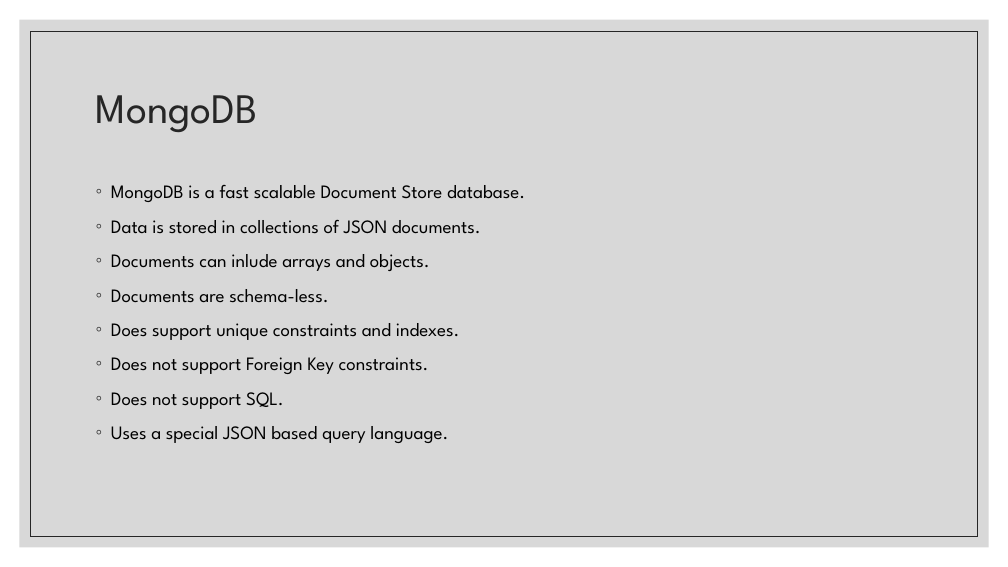
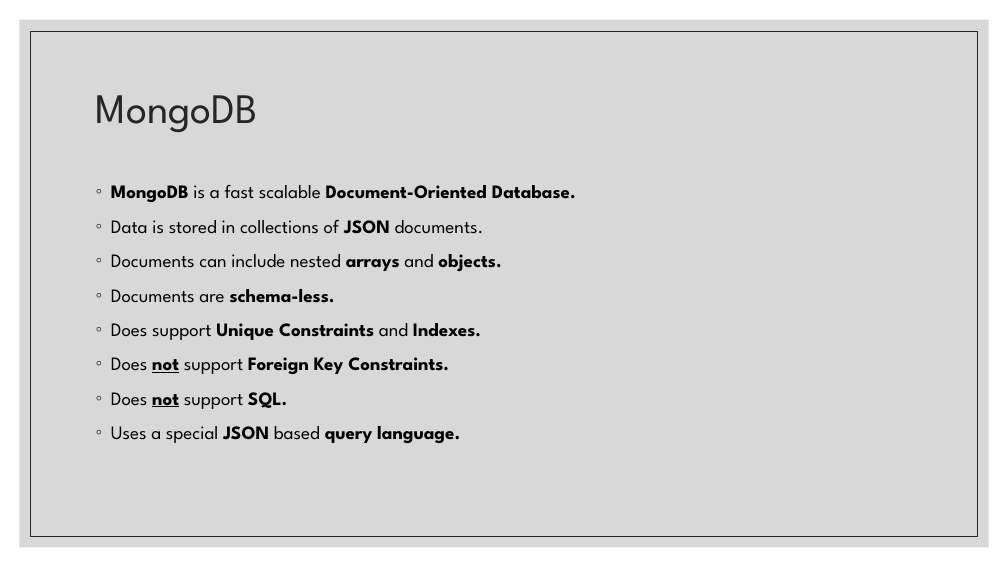
Before and after one commit to zackstotts/base-node-curriculum, a slide deck: slide 9 of unit_03/slides/01 Intro to MongoDB.pptx (slide 8 before the commit). Drawn at 1008x567 pixels with LibreOffice and Linux fonts; fonts in the diff are those of the drawing. Boxes give left, top, right and bottom in pixels: in the first picture for what was removed or moved away, otherwise in the second. Text is boxed around its words. In the diff, an @@ line names an element or a change of style, - is before the commit and + after.

Commit message:
Working on slides for MongoDB

```diff
--- a/unit_03/slides/01 Intro to MongoDB.pptx
+++ b/unit_03/slides/01 Intro to MongoDB.pptx
@@ text at [111, 185, 576, 202]: text changed; bold on @@
-◦ MongoDB is a fast scalable Document Store database.
+◦ MongoDB is a fast scalable Document-Oriented Database.
@@ text at [111, 220, 484, 443]: bold on in "JSON", "schema-less.", "not SQL.", "JSON query language."; underline on in "not" @@
@@ text at [111, 254, 501, 271]: text changed @@
-◦ Documents can inlude arrays and objects.
+◦ Documents can include nested arrays and objects.
@@ text at [111, 323, 481, 374]: text changed; bold on @@
-◦ Does support unique constraints and indexes.
-◦ Does not support Foreign Key constraints.
+◦ Does support Unique Constraints and Indexes.
+◦ Does not support Foreign Key Constraints.
```
Also in this commit, not shown: 7 other slides changed, 28 slides added, 2 slides removed.
